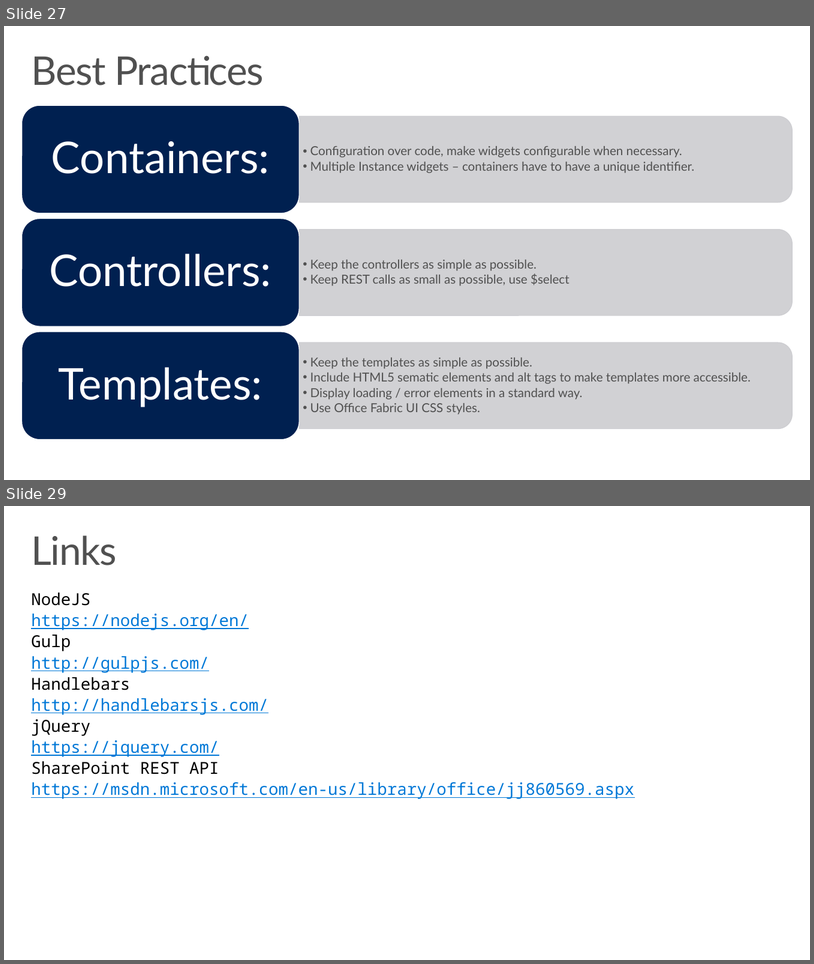
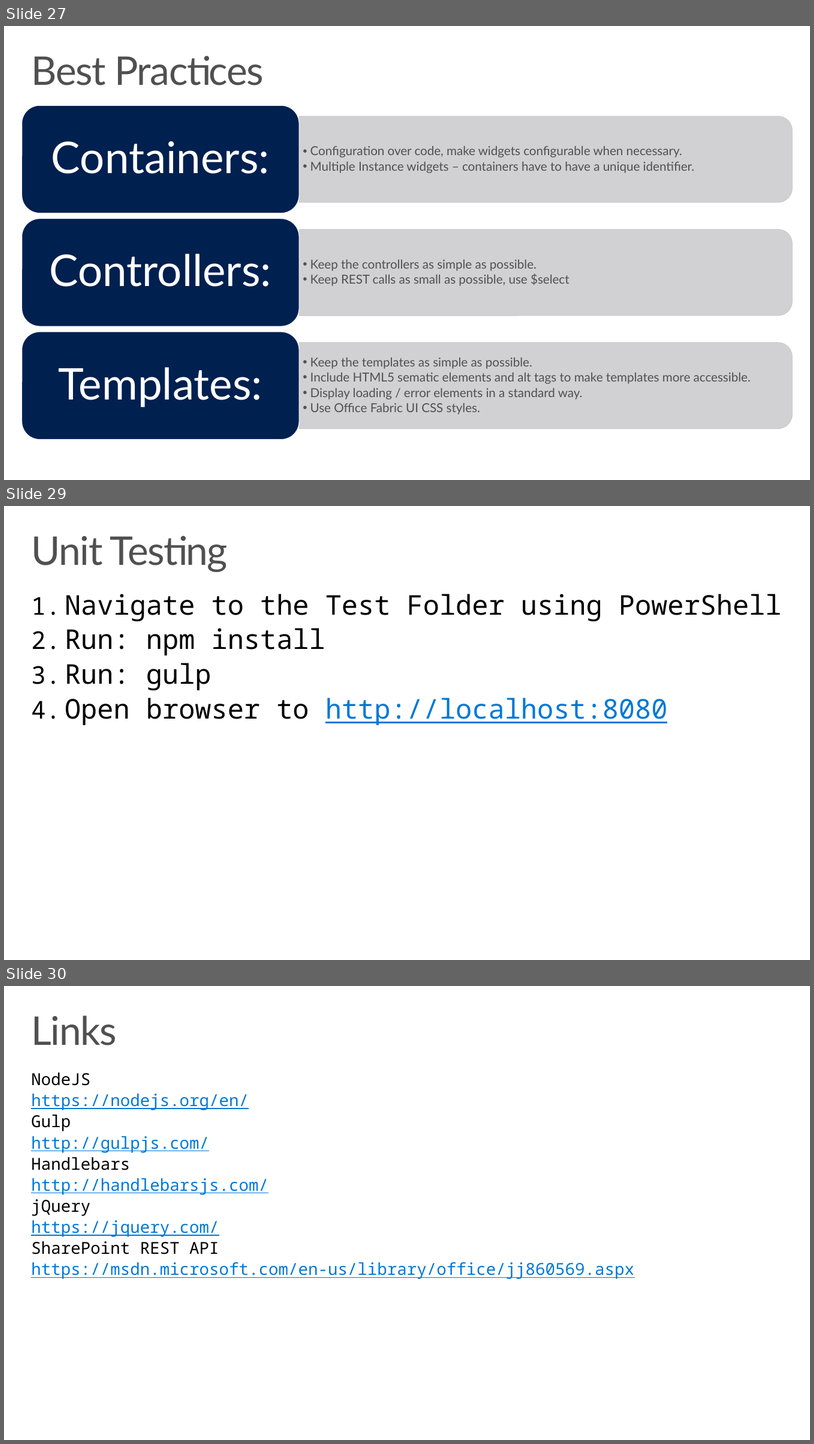
Before and after one commit to dhruvb14/SPFramework, a slide deck: Introduction.pptx. Shown one above the other, each under a label of ours: slides 27 and 29 before the commit, slides 27, 29 and 30 after it; the slides between them are not shown. The pictures are 814x964 and 814x1444 pixels, drawn with LibreOffice and Linux fonts; fonts in the diff are those of the drawing; background and template pictures are left out. Boxes give left, top, right and bottom in pixels: in the first picture for what was removed or moved away, otherwise in the second. Text is boxed around its words. In the diff, an @@ line names an element or a change of style, - is before the commit and + after.

```diff
--- a/Introduction.pptx
+++ b/Introduction.pptx
@@ slide 29 added at box(4, 506, 810, 960), background #FFFFFF @@
@@ title added at box(31, 535, 228, 572), 48 pt, text #505050 @@
+Unit Testing
@@ text added at box(65, 594, 782, 725), 33 pt, text #000000 @@
+1. Navigate to the Test Folder using PowerShell
+2. Run: npm install
+3. Run: gulp
+4. Open browser to http://localhost:8080
@@ what was slide 29 is now slide 30 @@
```
Also in this commit, not shown: 2 slides changed.
